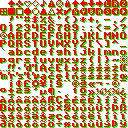
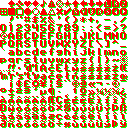
The second 128px x 128px image is a revision of the first. Changes to its layers:
painted on "Layer #3" over [25,1,71,7]
painted on "Layer #2" over [65,2,72,8]
